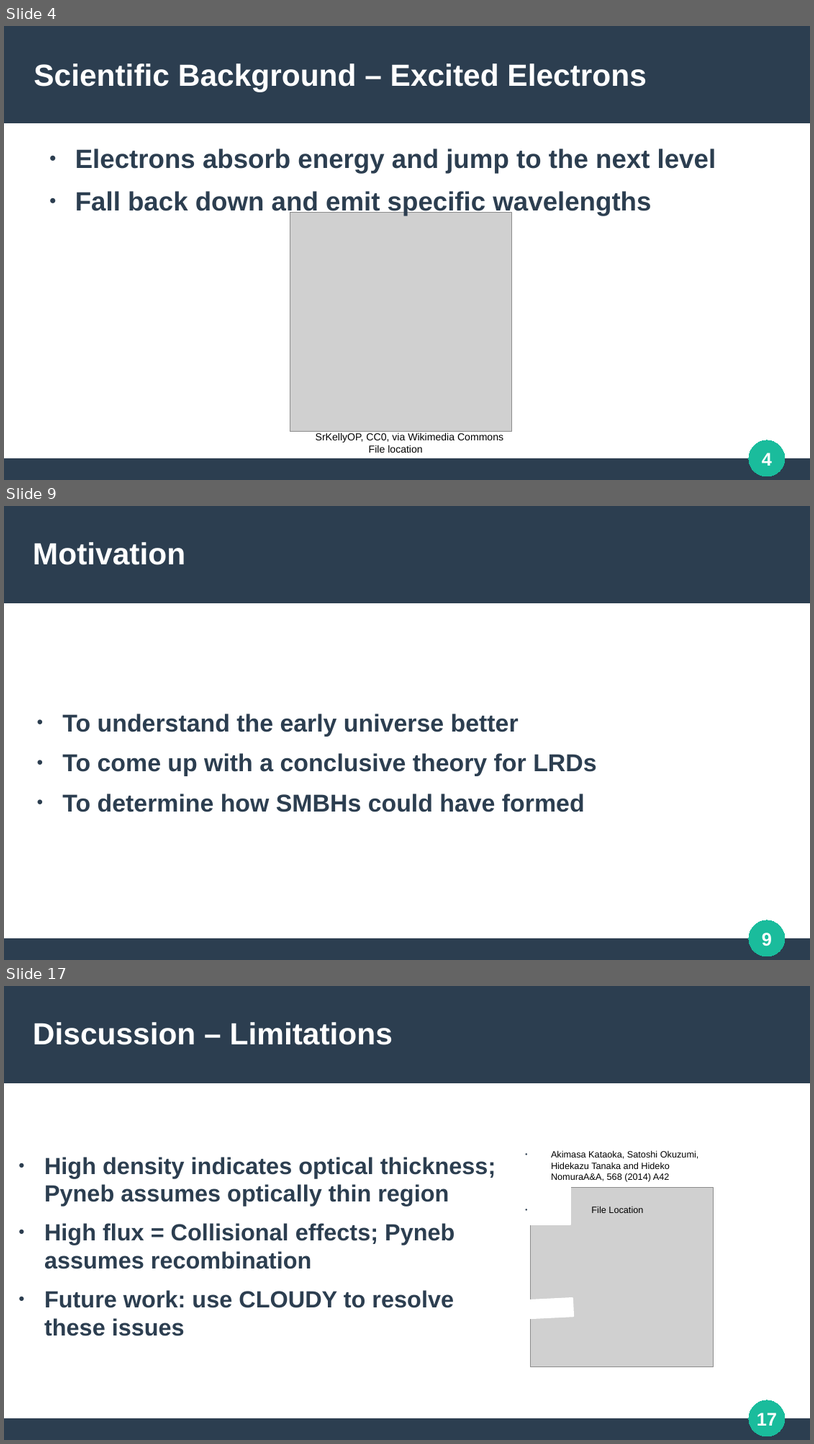
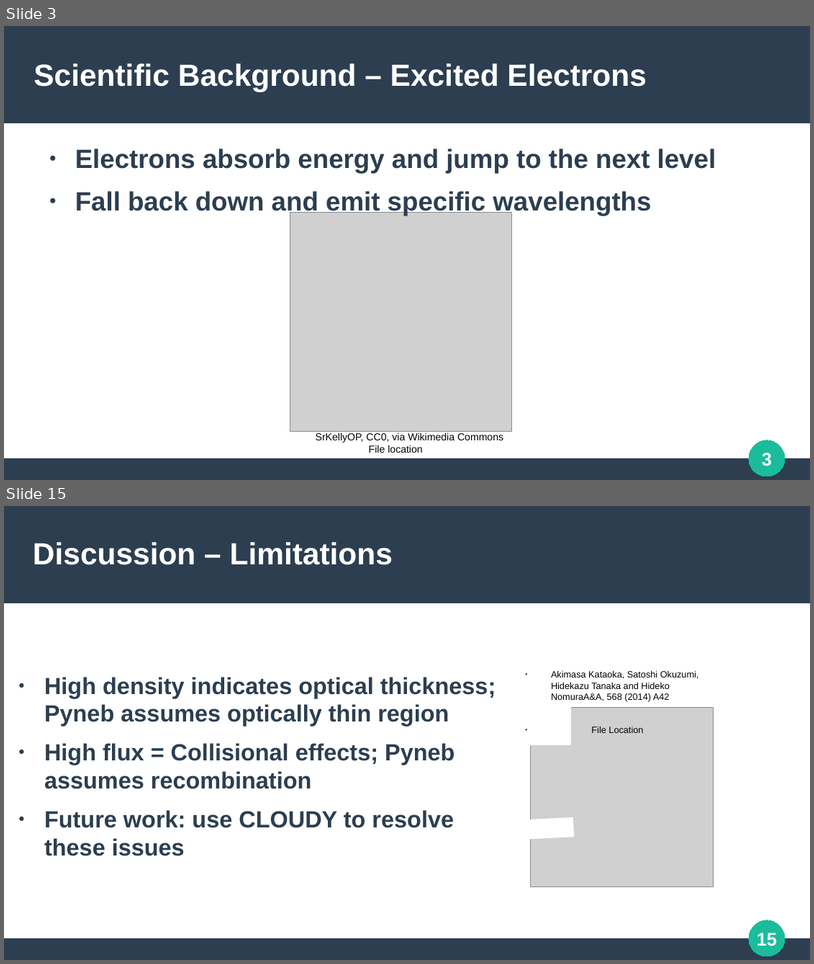
Before and after one commit to SmoolPerson/LRD-helium-analysis, a slide deck: media/presentation/Helium.odp. Shown one above the other, each under a label of ours: slides 4, 9 and 17 before the commit, slides 3 and 15 after it; the slides between them are not shown. The pictures are 814x1444 and 814x964 pixels, drawn with LibreOffice and Linux fonts; fonts in the diff are those of the drawing; grey boxes stand for pictures. Boxes give left, top, right and bottom in pixels: in the first picture for what was removed or moved away, otherwise in the second. Text is boxed around its words. In the diff, an @@ line names an element or a change of style, - is before the commit and + after.

```diff
--- a/media/presentation/Helium.odp
+++ b/media/presentation/Helium.odp
@@ slide 9 removed at [4, 506, 810, 960], background #FFFFFF; not listed: 3 template elements that a slide beside it also shows @@
@@ title removed at [33, 542, 185, 565] @@
-Motivation
@@ text removed at [62, 713, 597, 812] @@
-● To understand the early universe better
-● To come up with a conclusive theory for LRDs
-● To determine how SMBHs could have formed
@@ page number removed at [762, 932, 772, 946] @@
-9
@@ what was slide 4 is now slide 3 @@
@@ page number at [762, 452, 772, 466]: text changed @@
-4
+3
@@ what was slide 17 is now slide 15 @@
@@ page number at [757, 932, 777, 946]: text changed @@
-17
+15
```
Also in this commit, not shown: 13 slides changed, 2 slides added, 3 other slides removed, 1 other file.
